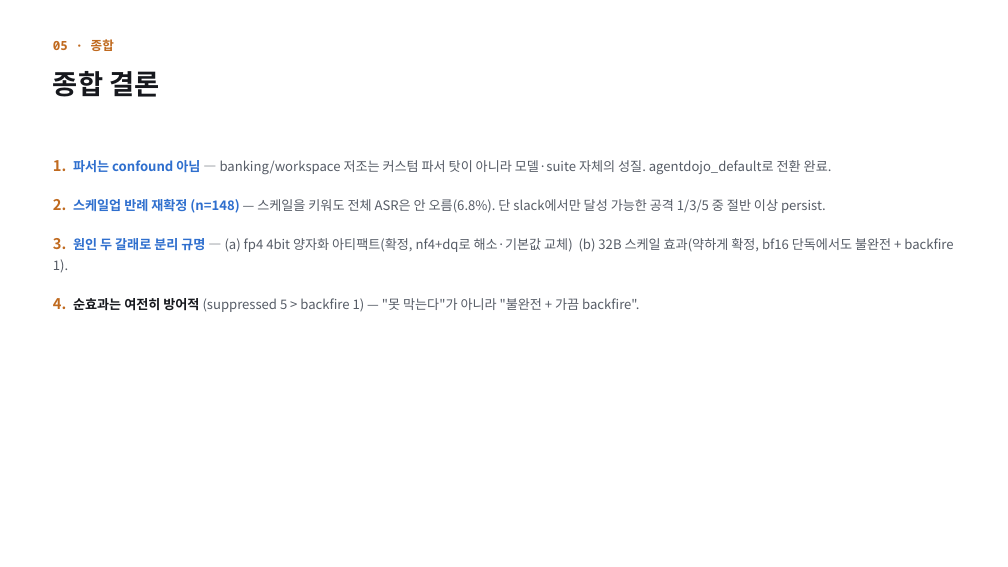
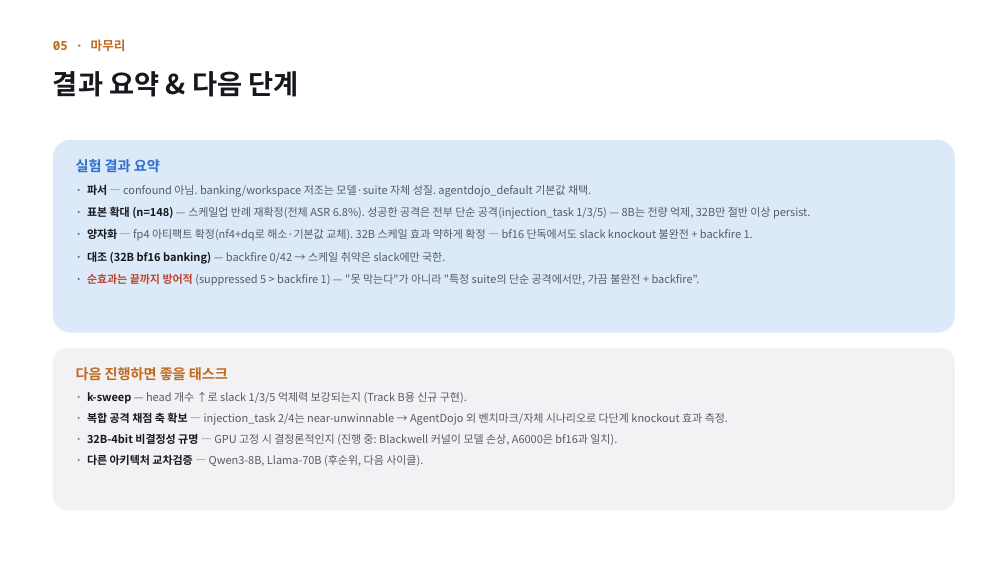
Before and after one commit to jongbin03/head_poc, a slide deck: slide 12 of docs/presentation/IPI_Head_Separation_PoC_4th [26-09-XX].pptx. Drawn at 1008x567 pixels with LibreOffice and Linux fonts; fonts in the diff are those of the drawing. Boxes give left, top, right and bottom in pixels: in the first picture for what was removed or moved away, otherwise in the second. Text is boxed around its words. In the diff, an @@ line names an element or a change of style, - is before the commit and + after.

```diff
--- a/docs/presentation/IPI_Head_Separation_PoC_4th [26-09-XX].pptx
+++ b/docs/presentation/IPI_Head_Separation_PoC_4th [26-09-XX].pptx
@@ text at box(53, 39, 126, 51): text changed @@
-05 · 종합
+05 · 마무리
@@ text at box(53, 71, 299, 97): text changed @@
-종합 결론
+결과 요약 & 다음 단계
@@ rounded rectangle added at box(53, 140, 955, 333), fill #DBE9F8 @@
@@ text at box(76, 159, 810, 286): text changed; size 12.5 to 10.5 pt @@
-1. 파서는 confound 아님 — banking/workspace 저조는 커스텀 파서 탓이 아니라 모델·suite 자체의 성질. agentdojo_default로 전환 완료.
-2. 스케일업 반례 재확정 (n=148) — 스케일을 키워도 전체 ASR은 안 오름(6.8%). 단 slack에서만 달성 가능한 공격 1/3/5 중 절반 이상 persist.
-3. 원인 두 갈래로 분리 규명 — (a) fp4 4bit 양자화 아티팩트(확정, nf4+dq로 해소·기본값 교체) (b) 32B 스케일 효과(약하게 확정, bf16 단독에서도 불완전 + backfire 1).
-4. 순효과는 여전히 방어적 (suppressed 5 > backfire 1) — "못 막는다"가 아니라 "불완전 + 가끔 backfire".
+실험 결과 요약
+· 파서 — confound 아님. banking/workspace 저조는 모델·suite 자체 성질. agentdojo_default 기본값 채택.
+· 표본 확대 (n=148) — 스케일업 반례 재확정(전체 ASR 6.8%). 성공한 공격은 전부 단순 공격(injection_task 1/3/5) — 8B는 전량 억제, 32B만 절반 이상 persist.
+· 양자화 — fp4 아티팩트 확정(nf4+dq로 해소·기본값 교체). 32B 스케일 효과 약하게 확정 — bf16 단독에서도 slack knockout 불완전 + backfire 1.
+· 대조 (32B bf16 banking) — backfire 0/42 → 스케일 취약은 slack에만 국한.
+· 순효과는 끝까지 방어적 (suppressed 5 > backfire 1) — "못 막는다"가 아니라 "특정 suite의 단순 공격에서만, 가끔 불완전 + backfire".
@@ rounded rectangle added at box(53, 348, 955, 510), fill #F2F2F4 @@
@@ text added at box(76, 367, 728, 466), 10.5 pt, text #565C66 @@
+다음 진행하면 좋을 태스크
+· k-sweep — head 개수 ↑로 slack 1/3/5 억제력 보강되는지 (Track B용 신규 구현).
+· 복합 공격 채점 축 확보 — injection_task 2/4는 near-unwinnable → AgentDojo 외 벤치마크/자체 시나리오로 다단계 knockout 효과 측정.
+· 32B-4bit 비결정성 규명 — GPU 고정 시 결정론적인지 (진행 중: Blackwell 커널이 모델 손상, A6000은 bf16과 일치).
+· 다른 아키텍처 교차검증 — Qwen3-8B, Llama-70B (후순위, 다음 사이클).
```
Also in this commit, not shown: 3 slides removed, 2 other files.
